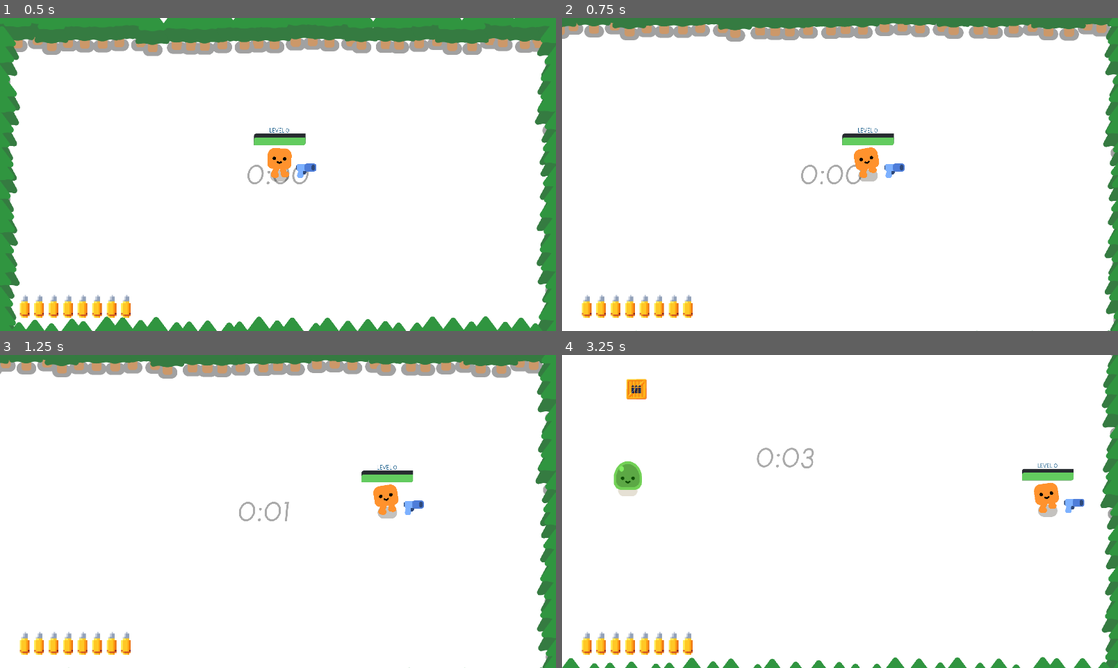
Above: before the commit, frames 1-4 (two rows, left to right).
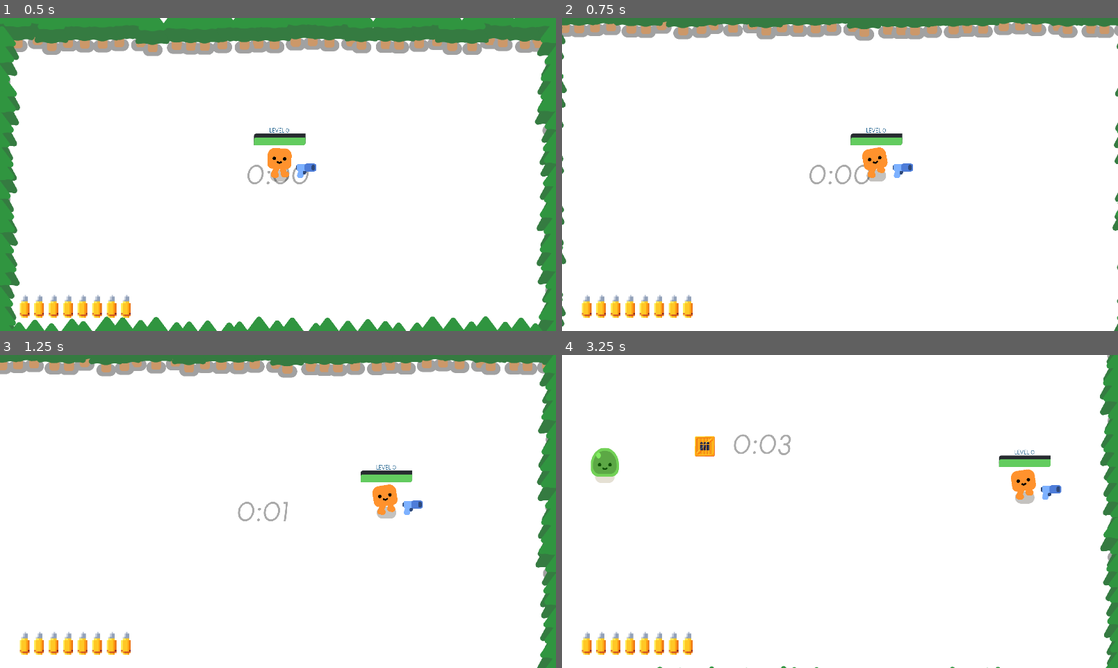
Above: after the commit, the same moments.

Repository: ari-goldman/atlas-godot-tutorial
Game: Godot game, scene res://survivors_game.tscn
Same seed, same stepped clock (60 frames per second), same inputs: the game is played once before the commit and once after it.
Inputs:
- Up to frame 1 (0.5 s): no input
- Up to frame 2 (0.75 s): tap Enter (ui_accept) at 0.5 s; hold D (move_right) from 0.53 s (still down); hold Enter (ui_accept) from 0.53 s (still down)
- Up to frame 3 (1.25 s): keep holding D (move_right); keep holding Enter (ui_accept)
- Up to frame 4 (3.25 s): release D (move_right) at 1.28 s; release Enter (ui_accept) at 1.28 s; hold S (move_down) 1.28-2.03 s; tap Enter (ui_accept) at 1.35, 1.52, 1.82, 2.85, 3.02 s; hold D (move_right) 2.03-2.78 s; hold Enter (ui_accept) 2.03-2.78 s; hold W (move_up) from 2.78 s (still down)

Frame 1 is identical in both runs. In frame 2, 5.5% of the frame differs, in the area x 0-100%, y 0-100%; in frame 3, 4.6%; in frame 4, 5.8%.

Commit message:
smooth border expansion

Diff:
--- a/globals/global_stats.gd
+++ b/globals/global_stats.gd
@@ -1,10 +1,15 @@
 extends Node
 
-@export var red_slime_time: int = 40
+## Mobs
+var red_slime_time: int = 40 # minimum time for red slimes to spawn (seconds)
 
-var augment_time: int = 20
-var spawn_augments = false
-var augment_drop_chance: float = 0.2
-var augment_lifetime: float = 7.5
-var move_speed_augment_mult: float = 1.2
-var fire_rate_augment_mult: float = 1.5
+## Augments
+var augment_time: int = 20 # minimum time for augments to drop (seconds)
+var spawn_augments = false # whether or not augments are spawning
+var augment_drop_chance: float = 0.2 # chance to drop any augment
+var augment_lifetime: float = 7.5 # how long an augment will last on the player (seconds)
+var move_speed_augment_mult: float = 1.2 # player movemenet speed augment multiplier
+var fire_rate_augment_mult: float = 1.5 # player fire rate augment multiplier
+
+## Border
+var border_expansion_size: Vector2 = Vector2(75, 75)
--- a/main/border.gd
+++ b/main/border.gd
@@ -8,29 +8,40 @@
 		if Engine.is_editor_hint():
 			call_deferred("_set_border_points")
 			call_deferred("_create_elements")
+		else:
+			call_deferred("_set_border_points")
+			call_deferred("_create_elements")
 
 @export var border_object: PackedScene: # better have a Node2D base node...
 	set(value):
 		border_object = value
 		if border_object and Engine.is_editor_hint():
-				call_deferred("_create_elements")
+			call_deferred("_create_elements")
+		else:
+			_create_elements()
 @export var border_elements: int = 10:
 	set(value):
 		border_elements = value
 		if border_object and Engine.is_editor_hint():
 			call_deferred("_create_elements")
+		else:
+			_create_elements()
 
 @export_range(0.0, 50.0) var jitter: float = 0.0:
 	set(value):
 		jitter = value
 		if border_object and Engine.is_editor_hint():
 			call_deferred("_create_elements")
+		else:
+			_create_elements()
 
 @export var random_seed: String = "seed":
 	set(value):
 		random_seed = value
 		if border_object and Engine.is_editor_hint():
 			call_deferred("_create_elements")
+		else:
+			_create_elements()
 
 func _ready():
 	if border_object:
@@ -77,13 +88,15 @@
 	curve.add_point(Vector2(x, 0))
 	curve.add_point(Vector2(0, 0))
 
-func expand_border(added_size: Vector2, add_objects: int = 1):
-	position -= added_size / 4.0
-	border_size += added_size
-	border_elements += 1
-	curve = null
-	call_deferred("_create_elements")
-
-#func _unhandled_input(event):
-	#if event.is_action_pressed("ui_accept"):
-		#expand_border(Vector2(100, 100))
+func expand_border(added_size: Vector2, add_objects: int = 1, tween: Tween = null, tween_time: float = 0.0):
+	var final_position: Vector2 = global_position - added_size / 4.0
+	var final_size: Vector2 = border_size + added_size
+	border_elements += add_objects
+	if is_instance_valid(tween) and tween.is_valid():
+		tween.set_parallel(true)
+		tween.tween_property(self, "global_position", final_position, tween_time)
+		tween.tween_property(self, "border_size", final_size, tween_time)
+		tween.set_parallel(false)
+	else:
+		global_position = final_position
+		border_size = final_size
--- a/survivors_game.gd
+++ b/survivors_game.gd
@@ -40,13 +40,28 @@
 
 
 func _on_player_level_up():
-	var border_expanion := Vector2(50, 50)
+	var border_expanion: Vector2 = GlobalStats.border_expansion_size
 	%AmmoSpawnTimer.wait_time = max(%AmmoSpawnTimer.wait_time - 0.2, 0.1)
-	%Border.expand_border(border_expanion, 3)
-	%Camera.limit_left -= border_expanion.x / 2.0
-	%Camera.limit_right += border_expanion.x / 2.0
-	%Camera.limit_top -= border_expanion.y / 2.0
-	%Camera.limit_bottom += border_expanion.y / 2.0
+
+
+	var expansion_time: float = 0.2
+	var tween: Tween = get_tree().create_tween()
+	var camera: Camera2D = %Camera
+
+	tween.set_parallel(true)
+	tween.set_ease(Tween.EASE_OUT)
+	tween.set_trans(Tween.TRANS_CUBIC)
+	tween.tween_property(camera, "limit_left", camera.limit_left - border_expanion.x / 2.0, expansion_time)
+	tween.tween_property(camera, "limit_right", camera.limit_right + border_expanion.x / 2.0, expansion_time)
+	tween.tween_property(camera, "limit_top", camera.limit_top - border_expanion.y / 2.0, expansion_time)
+	tween.tween_property(camera, "limit_bottom", camera.limit_bottom + border_expanion.y / 2.0, expansion_time)
+	tween.set_parallel(false)
+
+	%Border.expand_border(border_expanion, 5, tween, expansion_time)
+	#%Camera.limit_left -= border_expanion.x / 2.0
+	#%Camera.limit_right += border_expanion.x / 2.0
+	#%Camera.limit_top -= border_expanion.y / 2.0
+	#%Camera.limit_bottom += border_expanion.y / 2.0
 
 
 func _on_timer_update(_seconds):
--- a/survivors_game.tscn
+++ b/survivors_game.tscn
@@ -181,6 +181,9 @@
 limit_bottom = 1080
 limit_smoothed = true
 position_smoothing_enabled = true
+position_smoothing_speed = 10.0
+drag_horizontal_enabled = true
+drag_vertical_enabled = true
 
 [node name="WorldBorder" type="Node2D" parent="."]
 
Not shown, changed: README.md
